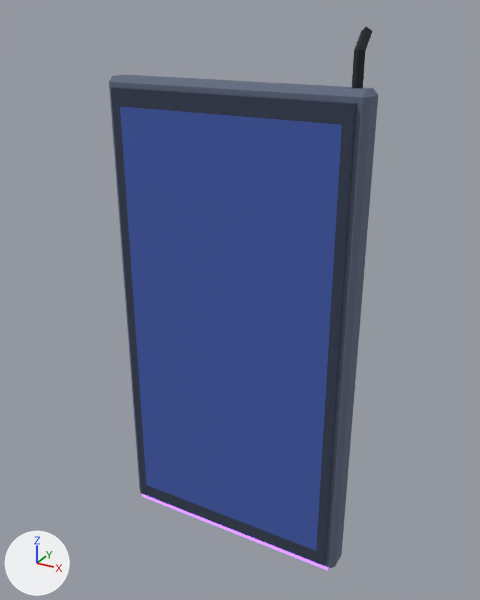
What one commit did to the glTF model public/assets/models/city/city_ad_screen.glb.
Both versions are drawn from a camera (50 mm lens) standing at (1.28, -2.36, 2.35) and looking at (0.01, -0.06, 1.2). The axes (+X, +Y, +Z) are drawn at lower left. The lights are the same throughout. The first picture is the older version. Where no turn or scale is listed for an object, it has been applied to the vertices. Vertices at exactly the same position are counted once.

Before the edit, the objects in view are built like this:
```python
me_bezel = bpy.data.meshes.new('bezel')
me_bezel.from_pydata(...)  # a box spanning x -0.51..0.51, y -0.01..0.01, z -1.01..1.01
me_bezel.materials.append(mat_mat_trim)  # dark blue #313b50
me_conduit = bpy.data.meshes.new('conduit')
me_conduit.from_pydata(...)  # 12 vertices, 20 faces; spans x 0.46..0.5, y -0.1..-0.006, z 2.1..2.294
me_conduit.materials.append(mat_mat_rubber)  # black #1d2027
me_led_edge = bpy.data.meshes.new('led_edge')
me_led_edge.from_pydata(...)  # a box spanning x -0.52..0.52, y -0.01..0.01, z -0.007..0.007
me_led_edge.materials.append(mat_mat_neon_violet)  # purple #8a5cff, glowing purple #8a5cff
ob_bezel = bpy.data.objects.new('bezel', me_bezel)
ob_bezel.location = (0.0, -0.17, 1.05)
ob_conduit = bpy.data.objects.new('conduit', me_conduit)
ob_conduit.location = (0.0, 0.0, 0.0)
ob_led_edge = bpy.data.objects.new('led_edge', me_led_edge)
ob_led_edge.location = (0.0, -0.15, 0.007)
# also in view: 'screen' at (0.0, -0.18, 1.05); 'housing' at (0.0, -0.1, 1.05)
```
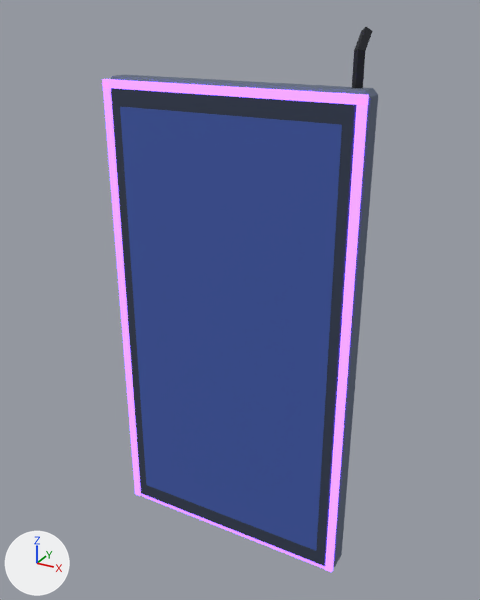
The edits, one by one:
me_led_edge is used by ob_led_edge; location (0.0, -0.15, 0.007).
me_led_edge had 8 vertices, 12 faces and spanned x -0.52..0.52, y -0.01..0.01, z -0.007..0.007.
me_led_edge now has 32 vertices, 48 faces and spans x -0.55..0.55, y -0.032..0.01, z -0.007..2.082.
me_led_edge part 1: a new loose piece, a box spanning x -0.549..-0.517, y -0.032..-0.012, z 0.012..2.072, in mat_mat_neon_violet (purple #8a5cff, glowing purple #8a5cff).
me_led_edge part 2: a new loose piece, a box spanning x 0.517..0.549, y -0.032..-0.012, z 0.012..2.072, in mat_mat_neon_violet (purple #8a5cff, glowing purple #8a5cff).
me_led_edge part 3: a new loose piece, a box spanning x -0.55..0.55, y -0.032..-0.012, z 2.05..2.082, in mat_mat_neon_violet (purple #8a5cff, glowing purple #8a5cff).

What differs and where, as boxes [x1, y1, x2, y2] in the pictures (480 x 600 px):
'led_edge', reshaped (43% wider, 543% taller): before [142, 494, 329, 570]; after [102, 79, 369, 573]
part 1 of me_led_edge, added (purple): after [102, 82, 142, 496]
part 2 of me_led_edge, added (purple): after [325, 99, 368, 573]
part 3 of me_led_edge, added (purple): after [102, 79, 369, 105]
